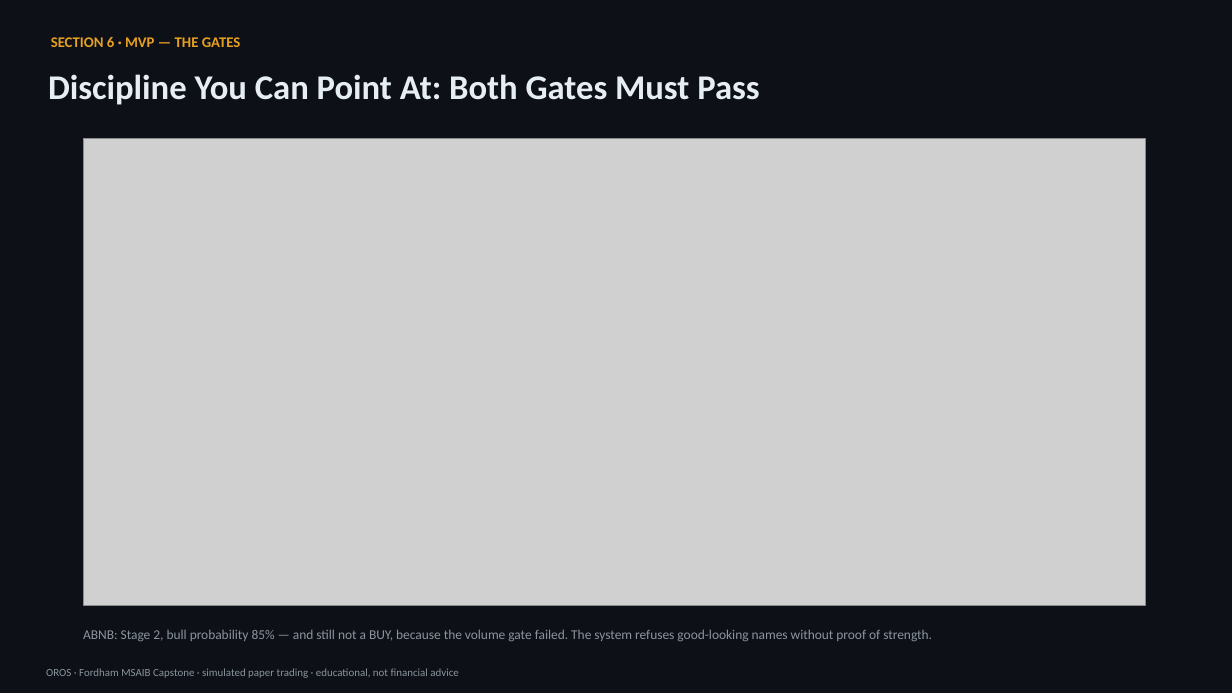
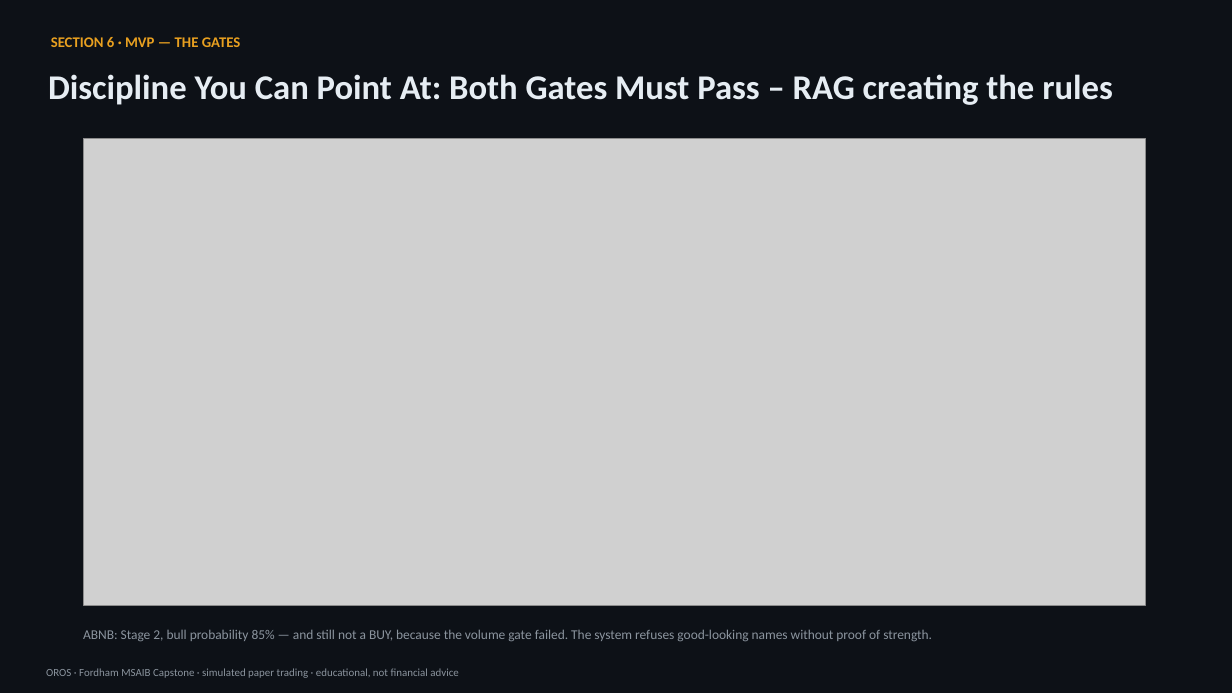
Before and after one commit to jpromer3006/ai-agent-stock-analyzer, a slide deck: slide 7 of docs/OROS_Capstone_Presentation_v3_FINAL.pptx. Drawn at 1232x693 pixels with LibreOffice and Linux fonts; fonts in the diff are those of the drawing; grey boxes stand for pictures. Boxes give left, top, right and bottom in pixels: in the first picture for what was removed or moved away, otherwise in the second. Text is boxed around its words. In the diff, an @@ line names an element or a change of style, - is before the commit and + after.

```diff
--- a/docs/OROS_Capstone_Presentation_v3_FINAL.pptx
+++ b/docs/OROS_Capstone_Presentation_v3_FINAL.pptx
@@ text at [48, 74, 1113, 105]: text changed @@
-Discipline You Can Point At: Both Gates Must Pass
+Discipline You Can Point At: Both Gates Must Pass – RAG creating the rules
```
Also in this commit, not shown: 7 other slides changed, 48 other files.
